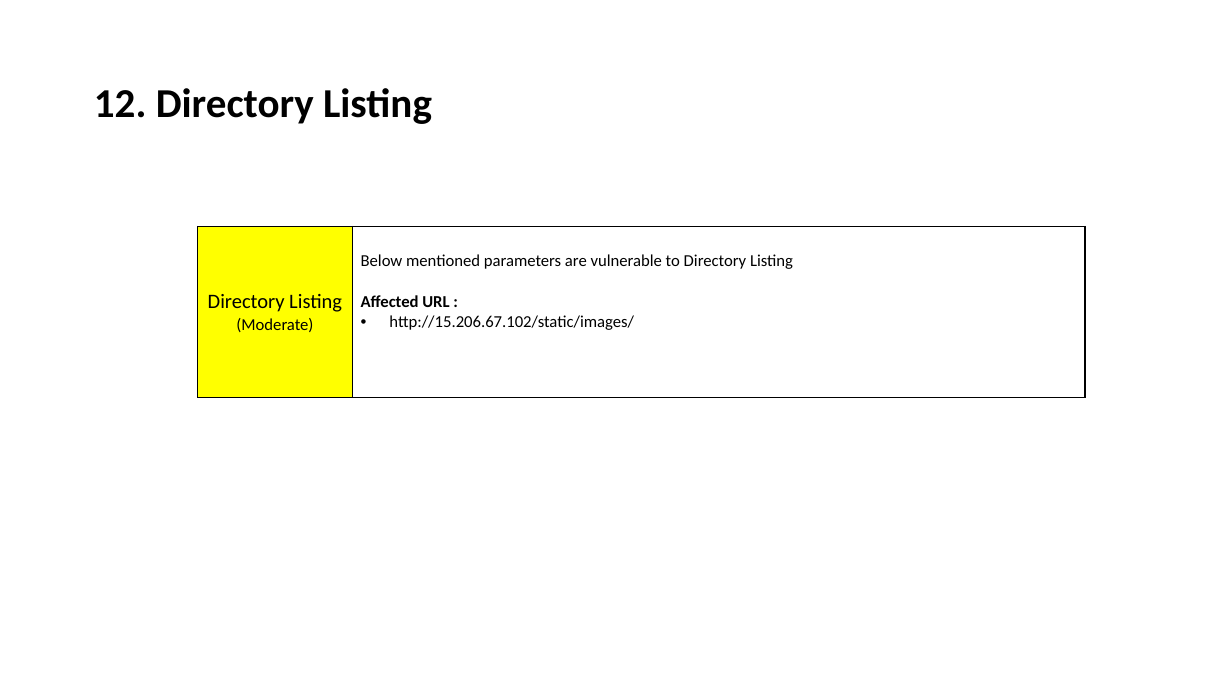
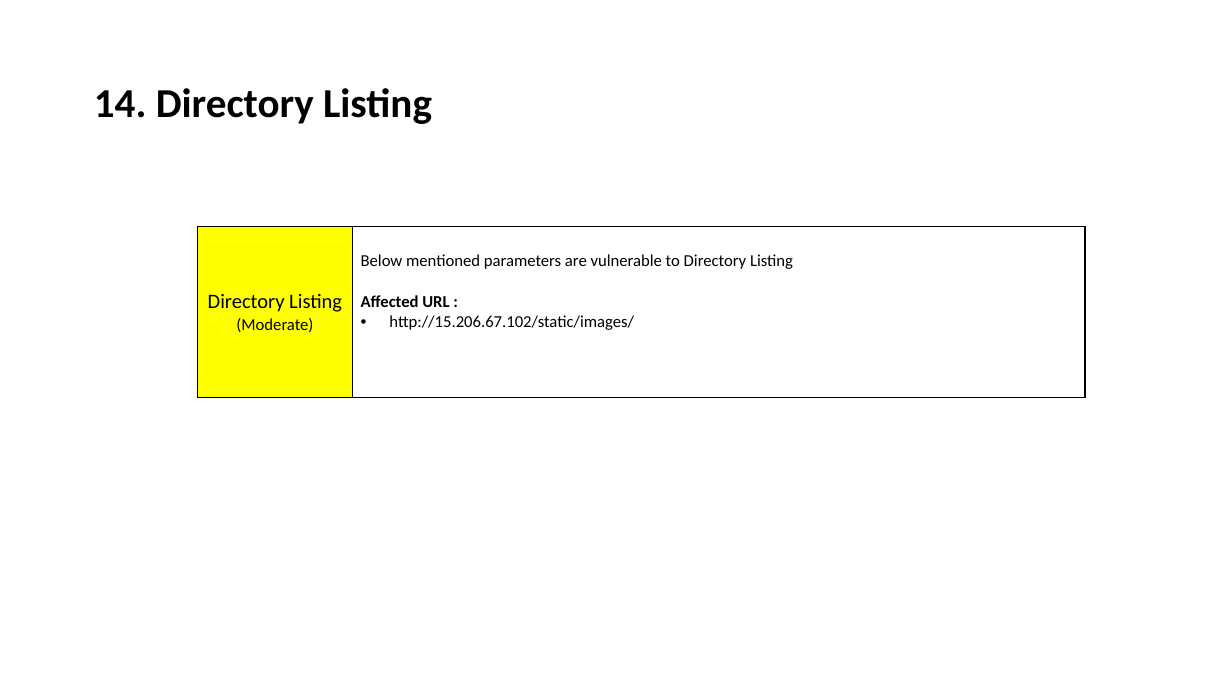
Before and after one commit to RocktimRajkumar/CEH-hack-a-thon, a slide deck: slide 81 of reports/Lifestyle Store/LifeStyle Store Application Reports.pptx. Drawn at 1232x693 pixels with LibreOffice and Linux fonts; fonts in the diff are those of the drawing. Boxes give left, top, right and bottom in pixels: in the first picture for what was removed or moved away, otherwise in the second. Text is boxed around its words. In the diff, an @@ line names an element or a change of style, - is before the commit and + after.

Commit message:
reports: Directory Listing ppt done

```diff
--- a/reports/Lifestyle Store/LifeStyle Store Application Reports.pptx
+++ b/reports/Lifestyle Store/LifeStyle Store Application Reports.pptx
@@ title at [94, 88, 432, 124]: text changed @@
-12. Directory Listing
+14. Directory Listing
```
